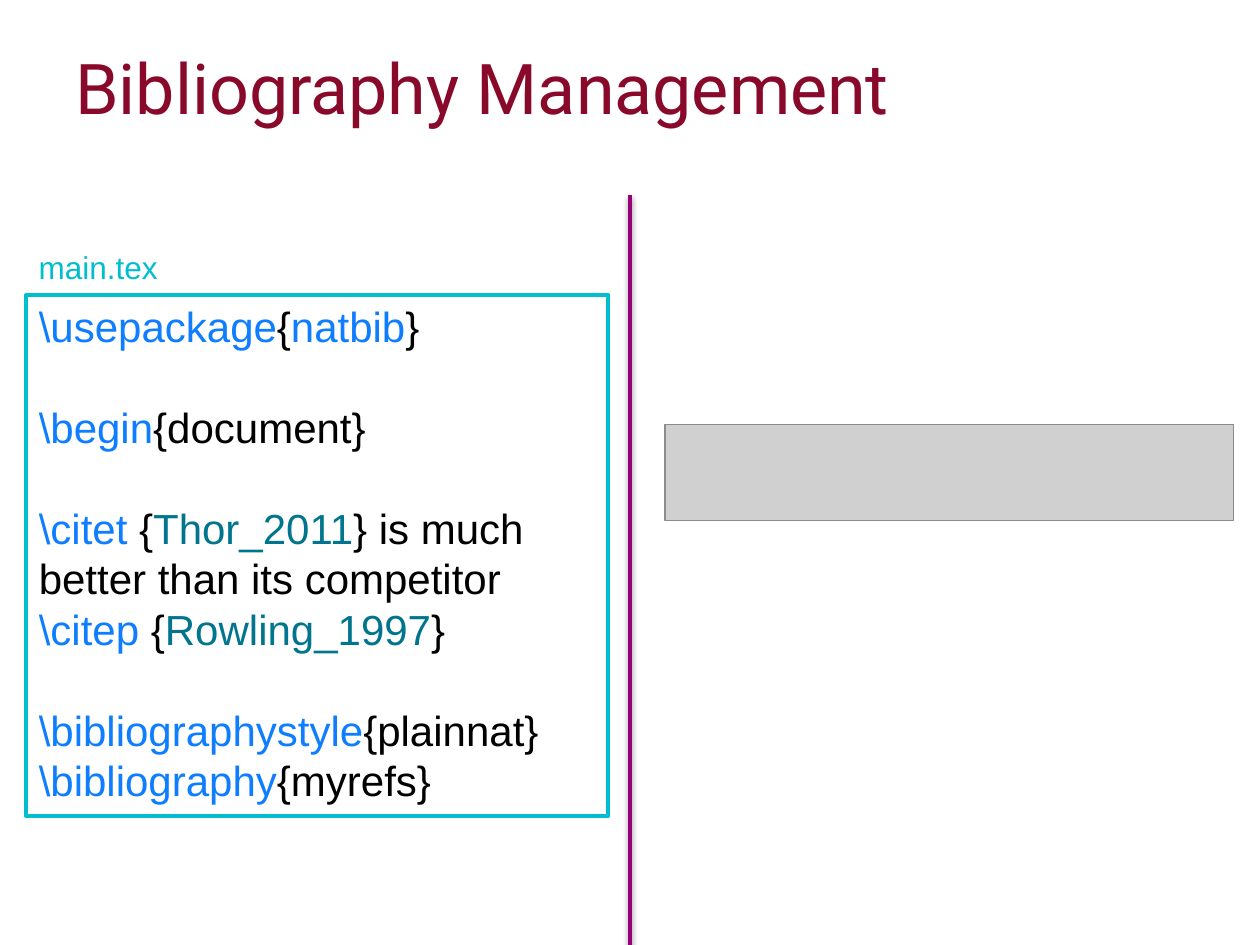
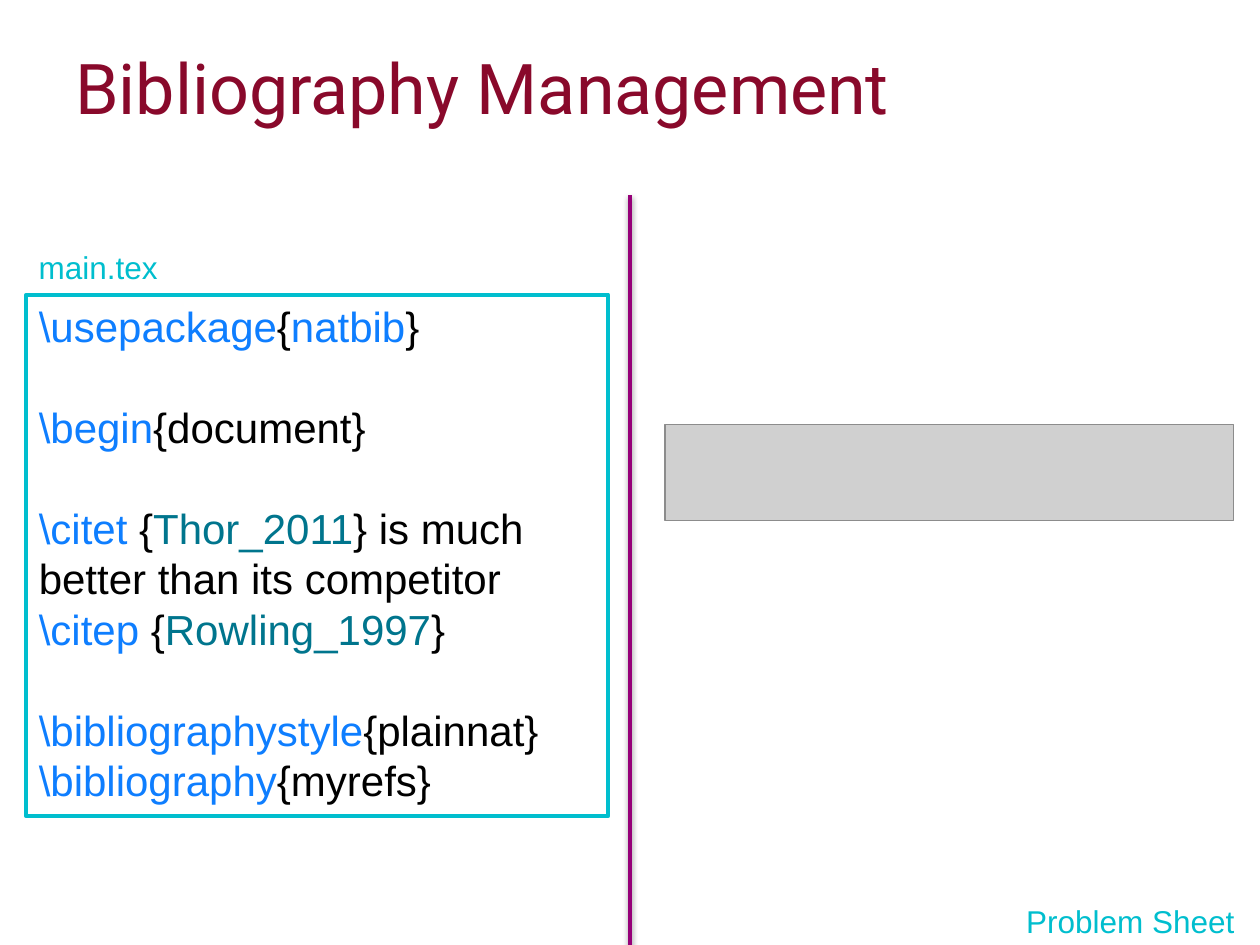
Before and after one commit to ImperialCollegeLondon/RCDS-introduction-to-latex, a slide deck: slide 24 of Intro to Latex Slides.pptx. Drawn at 1260x945 pixels with LibreOffice and Linux fonts; fonts in the diff are those of the drawing; grey boxes stand for pictures; background and template pictures are left out. Boxes give left, top, right and bottom in pixels: in the first picture for what was removed or moved away, otherwise in the second. Text is boxed around its words. In the diff, an @@ line names an element or a change of style, - is before the commit and + after.

```diff
--- a/Intro to Latex Slides.pptx
+++ b/Intro to Latex Slides.pptx
@@ text added at [1026,910,1234,934], 18 pt, text #00BECE @@
+Problem Sheet
```
